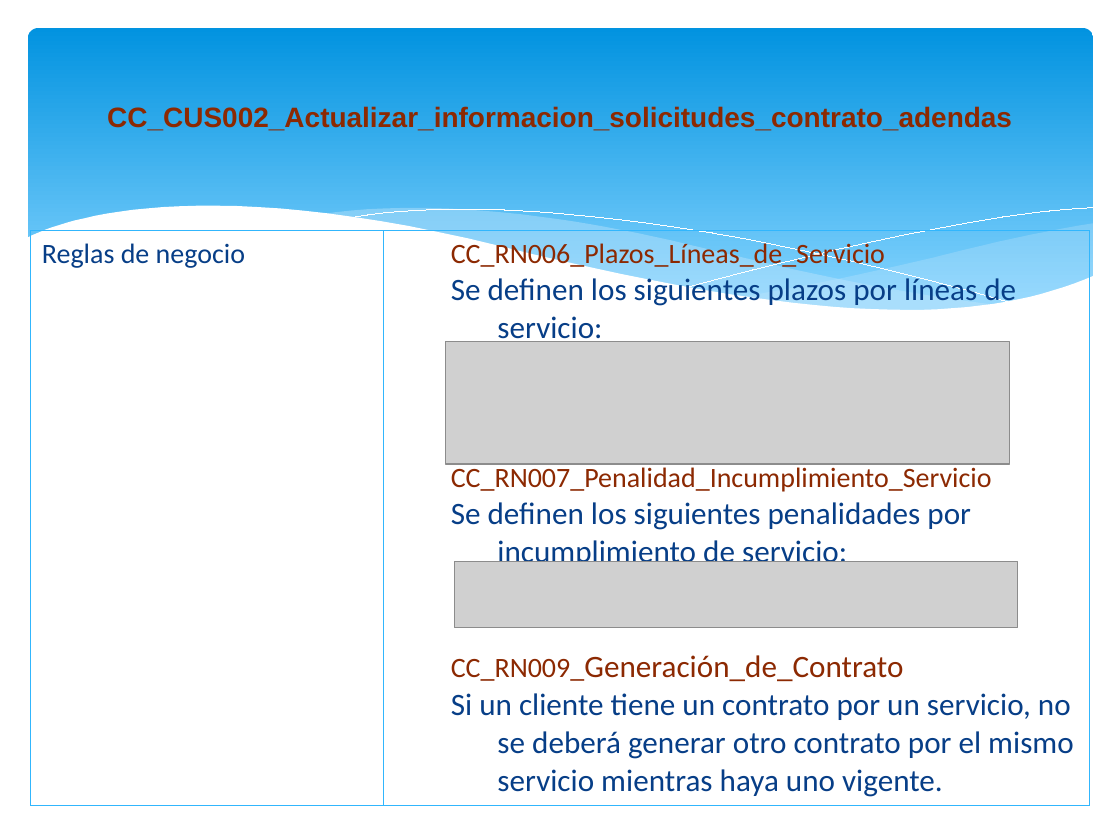
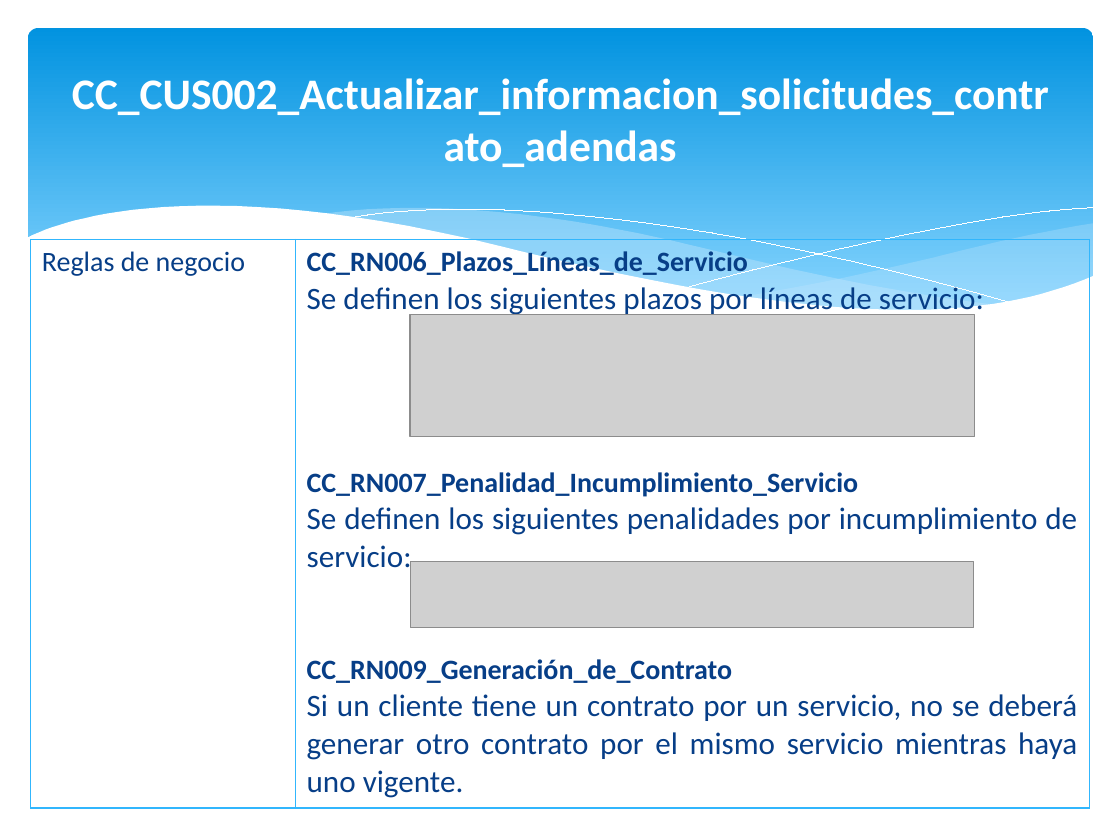
Before and after one commit to orlysemperfi/tp2-contratos-clientes, a slide deck: slide 19 of ITERACION 3/SUB ITERACION 4/PPT SUB-ITERACION 4 v1.1.pptx (slide 15 before the commit). Drawn at 1120x840 pixels with LibreOffice and Linux fonts; fonts in the diff are those of the drawing; grey boxes stand for pictures. Boxes give left, top, right and bottom in pixels: in the first picture for what was removed or moved away, otherwise in the second. Text is boxed around its words. In the diff, an @@ line names an element or a change of style, - is before the commit and + after.

```diff
--- a/ITERACION 3/SUB ITERACION 4/PPT SUB-ITERACION 4 v1.1.pptx
+++ b/ITERACION 3/SUB ITERACION 4/PPT SUB-ITERACION 4 v1.1.pptx
@@ text "CC_CUS002_Actualizar_informacion_solicitudes_contrato_adenda ..." at (72,78,1049,167): size 18 to 28 pt, font Arial to Calibri, text colour #8C2902 to #FFFFFF; line spacing 0.9 to 1 @@
@@ table at (30,240,1089,809) @@
@@ text colour #8C2902 to #073E87, bold on in "CC_RN006_Plazos_Líneas_de_Servicio", "CC_RN007_Penalidad_Incumplimiento_Servicio", "CC_RN009_Generación_de_Contrato" @@
@@ size 20 to 18 pt in "CC_RN009_Generación_de_Contrato" @@
@@ list level 2 to 1 in "CC_RN006_Plazos_Líneas_de_Servicio" @@
@@ alignment left to justified @@
@@ indent changed @@
@@ list level 2 to 1 in "CC_RN007_Penalidad_Incumplimiento_Servicio" @@
@@ list level 2 to 1 in "Se definen los siguientes penalidades ..." @@
@@ list level 2 to 1 in "CC_RN009_Generación_de_Contrato" @@
@@ list level 2 to 1 in "Si un cliente tiene un ..." @@
@@ table: place and size @@
-table at (30,231,1089,801)
+table at (30,240,1089,809)
@@ picture: place and size @@
-picture at (446,342,1010,464)
+picture at (410,315,974,437)
@@ picture: place and size @@
-picture at (455,561,1018,627)
+picture at (410,561,973,627)
```
Also in this commit, not shown: 16 other slides changed, 4 slides added, 1 other file.
